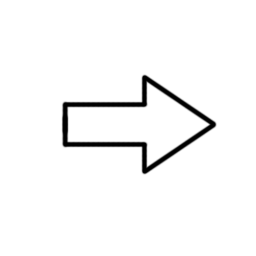
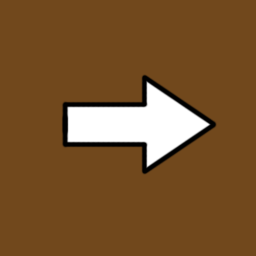
Two versions of the same layered image (256 × 256). Layer-by-layer changes:
added layer "Layer 2" above "Background" over (x1=63, y1=77, x2=213, y2=171)
showed "Background", painted on it over (x1=0, y1=0, x2=256, y2=256)
